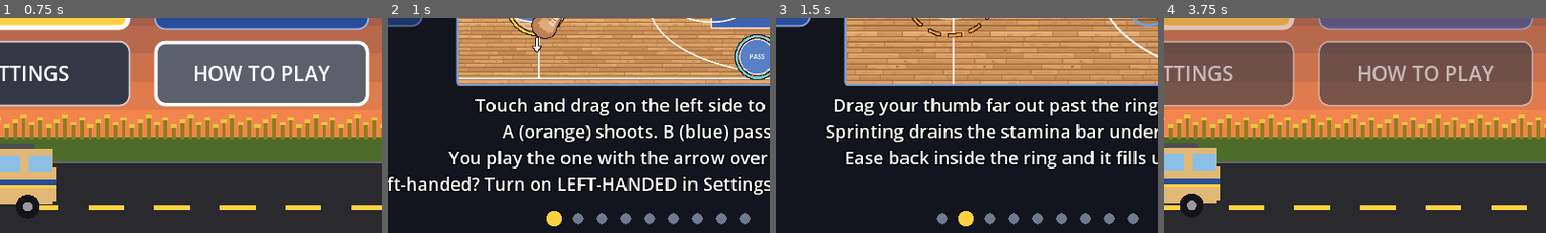
Above: before the commit, frames 1-4 (left to right).
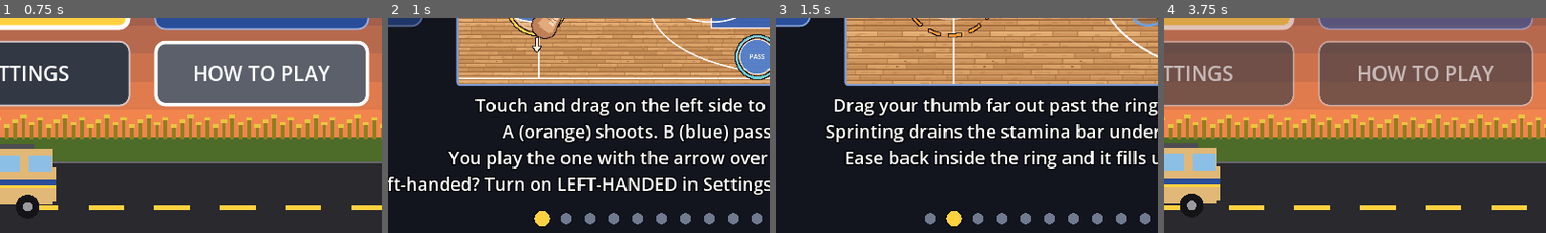
Above: after the commit, the same moments.

Repository: Kirmalo/road-trip-hoops
Game: Godot game, scene res://main.tscn
The game is run twice, just before and just after one commit, with the same random seed, the same clock (stepped at 60 frames per second) and the same inputs.
Inputs (mouse positions are % of the whole screen's width and height, from its top left):
- Up to frame 1 (0.75 s): tap Enter at 0.5, 0.6 s; move the mouse to (45, 70) at 0.52 s; hold W from 0.53 s (still down); click (45, 70) at 0.67 s
- Up to frame 2 (1 s): keep holding W; tap Space at 0.77 s
- Up to frame 3 (1.5 s): release W at 1.25 s; drag from (80, 65) to (45, 70) at 1.27 s
- Up to frame 4 (3.75 s): click "<" at 2 s; click ">" at 2.75 s; click "BACK" at 3.5 s
The pictures show only the part of the screen within x 16-66%, y 50-100%; the shares and areas given below are measured in that part.

Frame 1 is identical in both runs. In frame 2, 2.4% of the frame differs, in the area x 38-98%, y 89-98%; in frame 3, 2.4%; in frame 4, nothing differs.

Commit message:
How to Play: the trip page tells per-win stat points; a new STARS page (stars per level, slots and the draft, LOCKER rewards, replays) reusing the trip picture (P8-22)
Co-Authored-By: Claude Opus 5.5 <noreply@anthropic.com>
Claude-Session: https://claude.ai/code/session_01K8WPuYbTD1xrCASynmgFd3

Diff:
--- a/scripts/howto.gd
+++ b/scripts/howto.gd
@@ -20,7 +20,8 @@
 const PICTURE_DIR := "res://assets/howto/"
 const DIR_FLAG := "--howto-dir"
 
-# The pages, in the board's order: id (the picture's file name), title, and the lines (at most 4, short and plain).
+# The pages, in the board's order: id, title, and the lines (at most 4, short and plain). The picture is <id>.png, or
+# <pic>.png when a page has "pic" (P8-22: the STARS page reuses the trip picture, so the captures stay 9).
 const PAGES := [
 	{"id": "controls", "title": "CONTROLS", "lines": [
 		"Touch and drag on the left side to move.",
@@ -65,10 +66,16 @@
 		"Two misses put the fire out.",
 	]},
 	{"id": "trip", "title": "THE ROAD TRIP", "lines": [
-		"Each city: beat its crew 3 times to drive on. Lost? Just retry.",
-		"Every win gives stat points to make your players better.",
-		"After each city, sign one of its players for your crew.",
+		"Beat each city's crew 3 times, then sign one of its players.",
 		"Before a game, pick your 3 starters. The first one is you.",
+		"Every win gives each starter 1 stat point (2 for a boss or New York).",
+		"Spend them after the game, or later from the lineup.",
+	]},
+	{"id": "stars", "pic": "trip", "title": "STARS", "lines": [
+		"Each win earns stars: Easy 1, Normal 2, Hard 3. Best kept, 72 in all.",
+		"Stars open roster slots: draft any player from a crew you've beaten.",
+		"And jerseys, balls, van paints, courts and LEGEND. See the LOCKER.",
+		"Lost? Just retry. Won? Replay it from the map for more stars.",
 	]},
 ]
 
@@ -309,7 +316,7 @@
 	var p: Dictionary = PAGES[page]
 	var title: String = str(p["title"])
 	_title.text = title
-	var tex: Texture2D = _texture(str(p["id"]))
+	var tex: Texture2D = _texture(str(p.get("pic", p["id"])))
 	_pic_rect.texture = tex
 	_pic_rect.visible = tex != null
 	_placeholder.visible = tex == null
